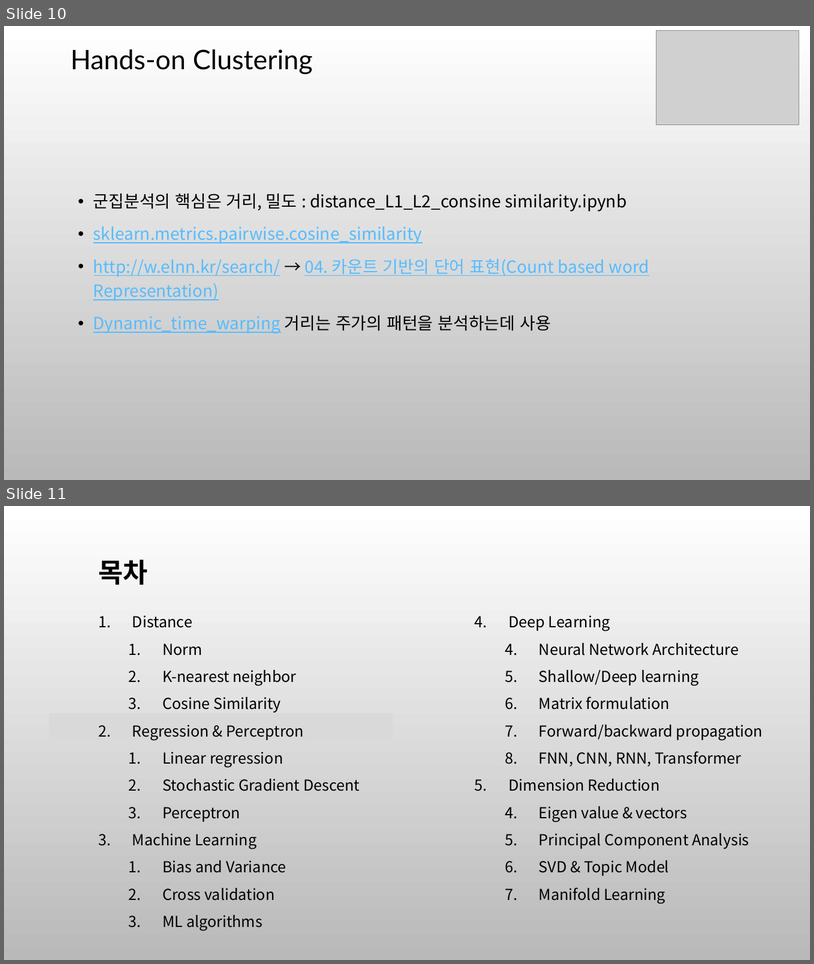
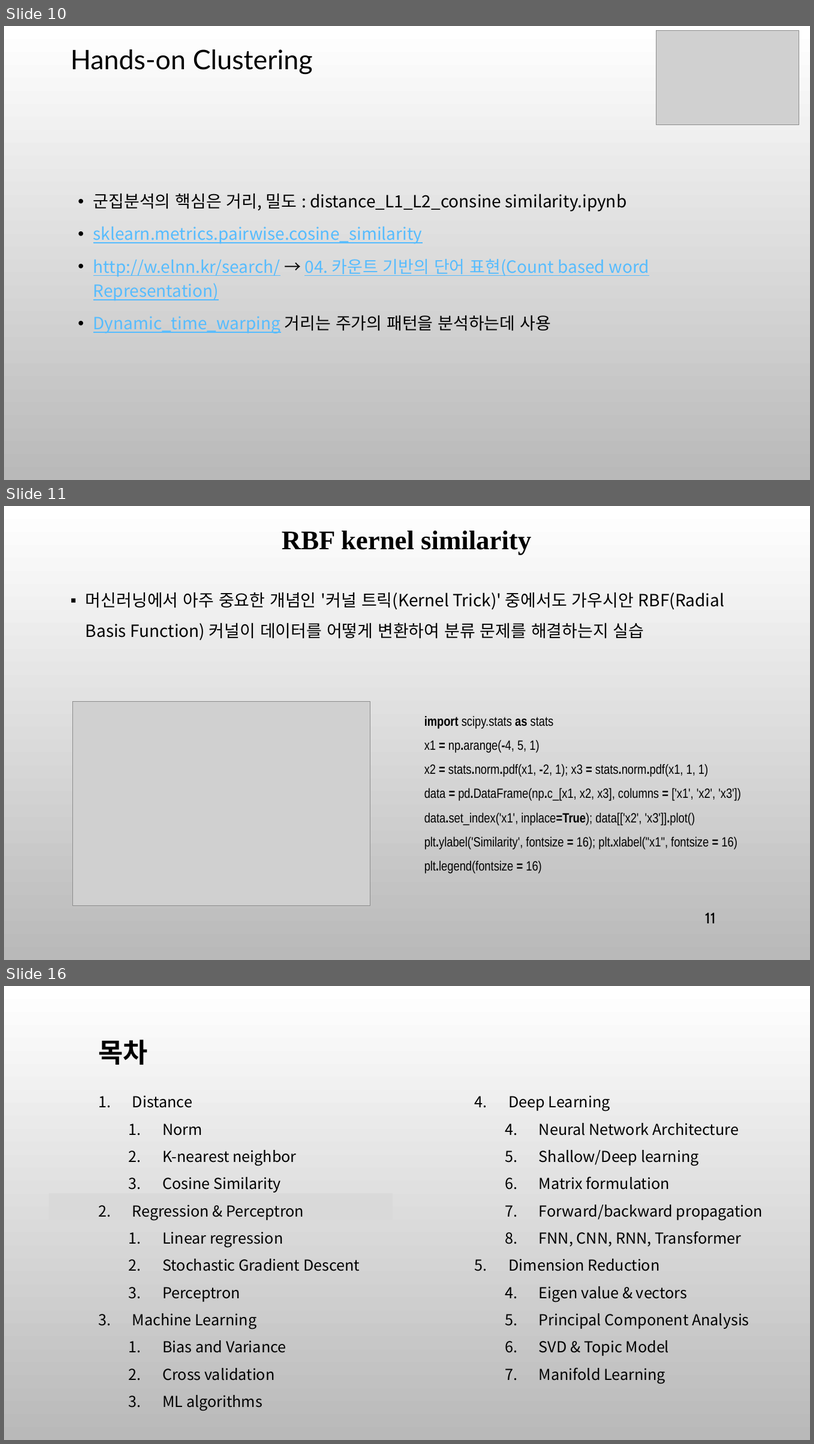
Before and after one commit to ancestor9/mathematics-for-machine-learning, a slide deck: 7_Applications of mathematics.pptx. Shown one above the other, each under a label of ours: slides 10 and 11 before the commit, slides 10, 11 and 16 after it; the slides between them are not shown. The pictures are 814x964 and 814x1444 pixels, drawn with LibreOffice and Linux fonts; fonts in the diff are those of the drawing; grey boxes stand for pictures; background and template pictures are left out. Boxes give left, top, right and bottom in pixels: in the first picture for what was removed or moved away, otherwise in the second. Text is boxed around its words. In the diff, an @@ line names an element or a change of style, - is before the commit and + after.

```diff
--- a/7_Applications of mathematics.pptx
+++ b/7_Applications of mathematics.pptx
@@ slide 11 added at box(4, 506, 810, 960), background picture (left out) @@
@@ title added at box(282, 531, 531, 555), 32 pt, text #000000, bold @@
+RBF kernel similarity
@@ text added at box(86, 592, 725, 640), 20 pt, text #000000 @@
+▪ 머신러닝에서 아주 중요한 개념인 '커널 트릭(Kernel Trick)' 중에서도 가우시안 RBF(Radial Basis Function) 커널이 데이터를 어떻게 변환하여 분류 문제를 해결하는지 실습
@@ picture added at box(73, 702, 371, 905) @@
@@ text added at box(425, 715, 741, 873), 16 pt, text #000000 @@
+import scipy.stats as stats
+x1 = np.arange(-4, 5, 1)
+x2 = stats.norm.pdf(x1, -2, 1); x3 = stats.norm.pdf(x1, 1, 1)
+data = pd.DataFrame(np.c_[x1, x2, x3], columns = ['x1', 'x2', 'x3'])
+data.set_index('x1', inplace=True); data[['x2', 'x3']].plot()
+plt.ylabel('Similarity', fontsize = 16); plt.xlabel("x1", fontsize = 16)
+plt.legend(fontsize = 16)
@@ page number added at box(705, 912, 716, 923), 18 pt, text #000000 @@
+11
@@ what was slide 11 is now slide 16 @@
```
Also in this commit, not shown: 4 slides changed, 7 other slides added, 1 other file.
